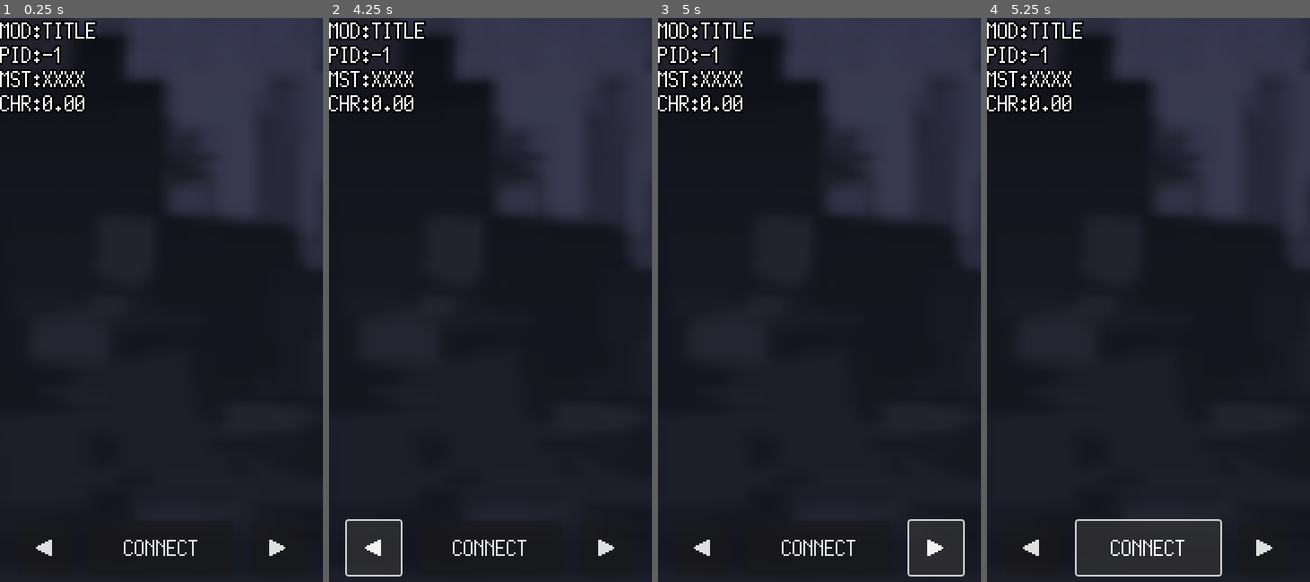
Above: before the commit, frames 1-4 (left to right).
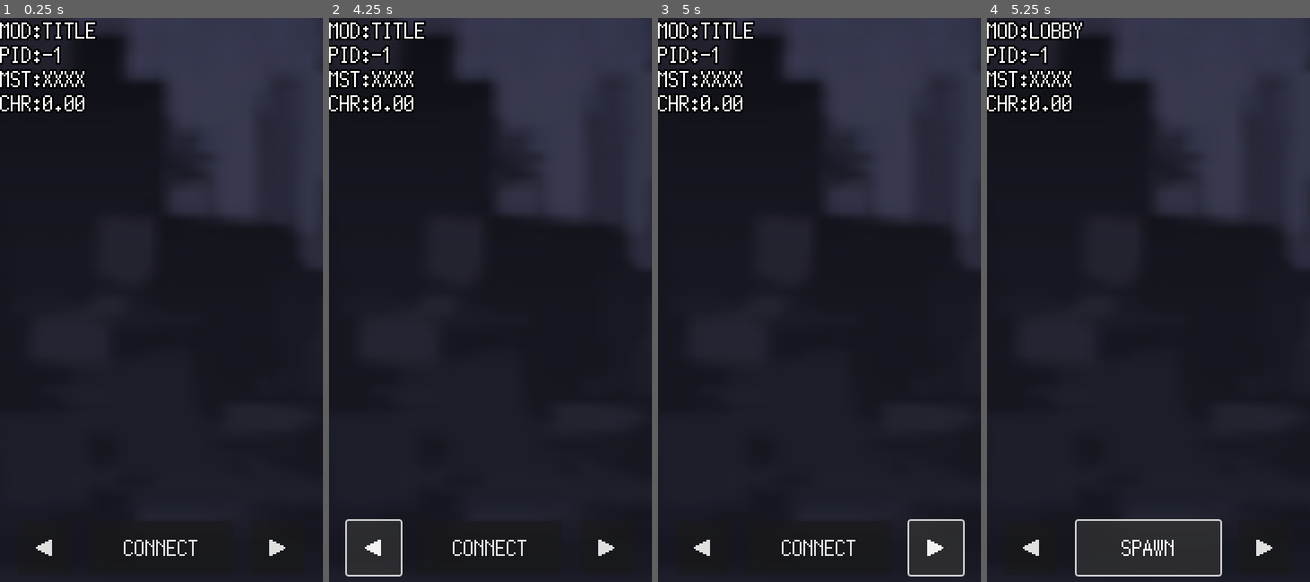
Above: after the commit, the same moments.

Repository: kamikoloss/sharking
Game: Godot game, scene res://scenes/main.tscn
The game is run twice, just before and just after one commit, with the same random seed, the same clock (stepped at 60 frames per second) and the same inputs.
Inputs:
- Up to frame 1 (0.25 s): no input
- Up to frame 2 (4.25 s): click "◀" at 0.5 s; click "▶" at 1.25 s; click "◀" at 2 s; click "▶" at 2.75 s; click "◀" at 3.5 s
- Up to frame 3 (5 s): click "▶" at 4.25 s
- Up to frame 4 (5.25 s): click "CONNECT" at 5 s

Frames 1-3 are identical in both runs. In frame 4, 0.5% of the frame differs, in the area x 12-62%, y 0-96%.

Commit message:
HeroSpawn を同期するようにした

Diff:
--- a/scripts/client.gd
+++ b/scripts/client.gd
@@ -69,7 +69,6 @@
 			var exps = []
 			for exp in message["exps"]:
 				exps.append(Exp.new(exp["pt"], exp["pos"]))
-			#print([exps])
 			_level.spawn_exps(exps)
 			# 他 Hero 情報を同期する
 			for hero in message["heros"]:
@@ -134,6 +133,11 @@
 		print("[Client] connection failed. (%s)" % error_string(_error))
 
 
+# Server にメッセージを送信する
+func _send_message(message: Variant) -> void:
+	_ws_client.send(message)
+
+
 func _change_game_mode(to: GameMode) -> void:
 	_game_mode = to
 	match to:
@@ -148,15 +152,24 @@
 func _spawn_main_hero() -> void:
 	if _peer_id < 0:
 		print("[Client] failed to spawn main hero.")
-	else:
-		var hero_instance = _hero_scene.instantiate()
-		hero_instance.id = _peer_id
-		hero_instance.exp_point = 0
-		hero_instance.position = Vector2.ZERO # TODO
-		hero_instance.is_local = true
-		add_child(hero_instance)
-		_main_hero = hero_instance
-		_change_game_mode(GameMode.GAME)
+		return
+
+	var hero_instance = _hero_scene.instantiate()
+	hero_instance.id = _peer_id
+	hero_instance.exp_point = 0
+	hero_instance.position = Vector2.ZERO # TODO
+	hero_instance.is_local = true
+	add_child(hero_instance)
+	_main_hero = hero_instance
+
+	var msg = {
+		"type": Message.MessageType.HERO_SPAWNED,
+		"pid": _peer_id,
+		"pos": _main_hero.position,
+	}
+	_send_message(msg)
+
+	_change_game_mode(GameMode.GAME)
 
 
 # Debug
--- a/scripts/hero.gd
+++ b/scripts/hero.gd
@@ -149,8 +149,6 @@
 
 func _on_area_entered(area: Area2D) -> void:
 	if area is Exp:
-		print([area.id, area.is_active, area.point])
-		#if area.is_active:
 		exp_point += area.point
 		_level_label.text = str(exp_point)
 
--- a/scripts/server.gd
+++ b/scripts/server.gd
@@ -61,7 +61,7 @@
 
 
 func _on_web_socket_server_message_received(peer_id: int, message: Variant):
-	print("[Server] Message received from client. ID: %d, Message: %s" % [peer_id, message])
+	#print("[Server] Message received from client. ID: %d, Message: %s" % [peer_id, message])
 	var message_type = message["type"] as Message.MessageType
 
 	# 送信者以外のすべての Peer に共有する
